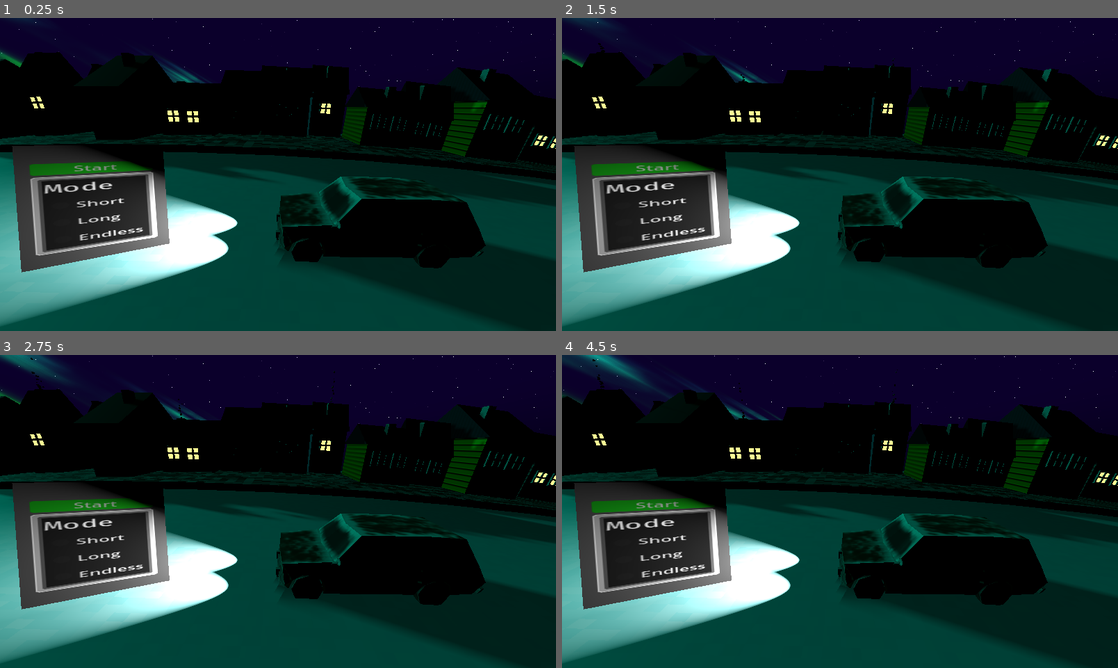
Above: before the commit, frames 1-4 (two rows, left to right).
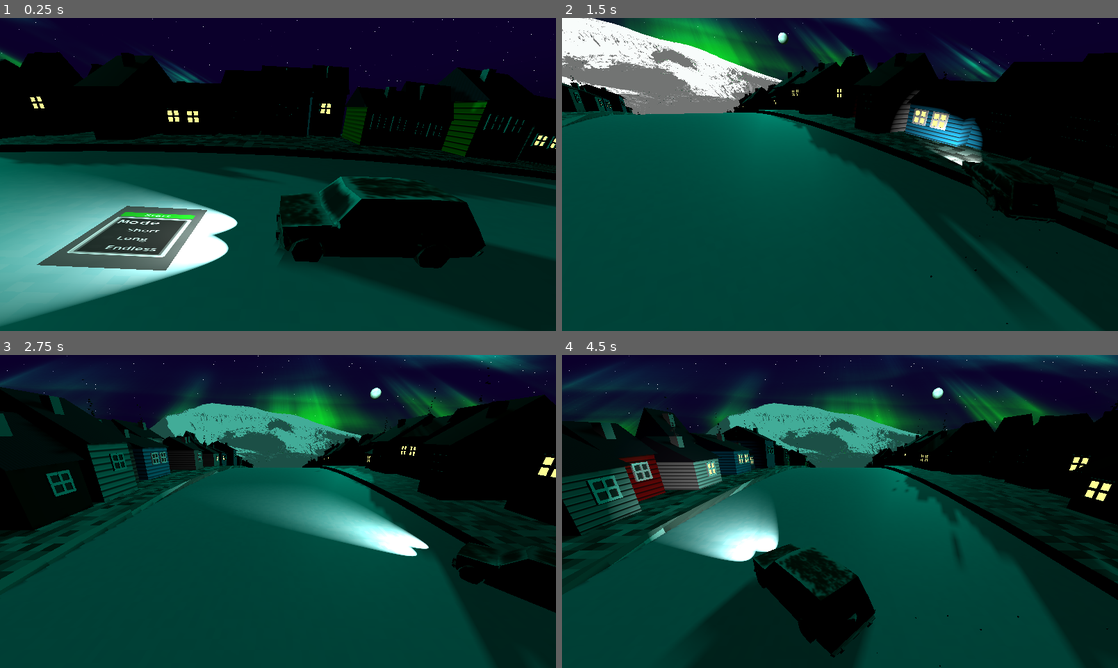
Above: after the commit, the same moments.

Repository: bjornarprytz/waves
Game: Godot game, scene res://main.tscn
Two runs of this game, one before a commit and one after it. Both use one fixed random seed, a clock stepped at 60 frames per second and the inputs below.
Inputs (mouse positions are in pixels of both pictures, inside the frame that each line leads up to):
- Up to frame 1 (0.25 s): no input
- Up to frame 2 (1.5 s): tap Enter (start) at 0.5 s; move the mouse to (962, 158) at 0.52 s; hold Right (steer_right) 0.53-1.25 s; hold Enter (start) 0.53-1.25 s; click (962, 158) at 0.67 s; drag from (728, 190) to (812, 237) at 1.27 s
- Up to frame 3 (2.75 s): move the mouse to (333, 442) at 2.02 s; hold Right (steer_right) from 2.03 s (still down); hold Enter (start) from 2.03 s (still down); click (333, 442) at 2.17 s
- Up to frame 4 (4.5 s): release Right (steer_right) at 2.75 s; release Enter (start) at 2.75 s; drag from (812, 574) to (673, 464) at 2.77 s; move the mouse to (1006, 558) at 3.52 s; hold A (steer_left) 3.53-4.25 s; hold Enter (start) 3.53-4.25 s; click (1006, 558) at 3.67 s; drag from (673, 464) to (756, 433) at 4.27 s

The runs differ from the first frame. In frame 1, 10% of the frame differs, in the area x 2-38%, y 40-82%; in frame 2, 55%; in frame 3, 53%; in frame 4, 62%, in the area x 0-100%, y 0-100%.

Commit message:
functional world menu

Diff:
--- a/src/autoloads/event_bus.gd
+++ b/src/autoloads/event_bus.gd
@@ -4,6 +4,7 @@
 
 # Add signals here for game-wide events. Access through the Events singleton
 
+signal start_game(settings: MainMenu.Settings)
 signal game_over(win: bool)
 signal tourist_avoided(tourist: Tourist)
 signal house_startled(house: Building)
--- a/src/main.gd
+++ b/src/main.gd
@@ -4,6 +4,7 @@
 var _judgement_is_flashing = false
 
 @onready var debug_label: RichTextLabel = %Debug
+@onready var canvas_layer: CanvasLayer = %CanvasLayer
 
 @onready var camera_pause_anchor: Node3D = %CameraPauseAnchor
 @onready var camera_play_anchor: Node3D = %CameraPlayAnchor
@@ -55,6 +56,8 @@
 	Events.tourist_hit.connect(_on_tourist_hit)
 	Events.car_movement.connect(_on_car_movement)
 	Events.distance_traveled.connect(_on_distance_traveled)
+
+	Events.start_game.connect(_on_start_game)
 
 func _physics_process(delta: float) -> void:
 	if (not game_started):
@@ -139,6 +142,7 @@
 	game_started = true
 
 	main_menu.hide()
+	canvas_layer.show()
 	if (settings.game_length >= 0):
 		ground.place_taco_store(settings.game_length)
 	ground.start()
--- a/src/main.tscn
+++ b/src/main.tscn
@@ -57,6 +57,7 @@
 [node name="Camera" type="Camera3D" parent="CameraPauseAnchor"]
 unique_name_in_owner = true
 transform = Transform3D(1, -8.881784e-16, 0, -8.881784e-16, 1, -2.9802322e-08, 0, 2.9802322e-08, 1, 0, 0, 0)
+current = true
 
 [node name="CameraPlayAnchor" type="Node3D" parent="."]
 unique_name_in_owner = true
@@ -76,6 +77,8 @@
 transform = Transform3D(2000, 0, 0, 0, 76.95932, 171.67029, 0, -128.75272, 102.61243, 174.25262, 33.15435, -341.32916)
 
 [node name="CanvasLayer" type="CanvasLayer" parent="."]
+unique_name_in_owner = true
+visible = false
 
 [node name="MarginContainer" type="MarginContainer" parent="CanvasLayer"]
 anchors_preset = 15
@@ -154,4 +157,4 @@
 
 [node name="WorldMenu" parent="." instance=ExtResource("13_ycdy4")]
 unique_name_in_owner = true
-transform = Transform3D(0.3074101, -0.8711988, 0.38276893, 0.9491965, 0.30917513, -0.058624543, -0.067269005, 0.38134474, 0.9219822, -0.22193933, -0.56265324, -4.616219)
+transform = Transform3D(1.0000002, 0, 0, 0, 0.9985208, -0.054375082, 0, 0.054375093, 0.99852055, -0.005360365, -0.9745831, -4.482312)
--- a/src/main_menu.gd
+++ b/src/main_menu.gd
@@ -18,8 +18,6 @@
 
 		self.starting_lives = lives
 
-signal start_game(settings: Settings)
-
 @onready var game_mode_button_group: ButtonGroup = %Short.button_group
 
 func _input(event: InputEvent) -> void:
@@ -32,4 +30,4 @@
 	if (current_mode):
 		mode_name = current_mode.name
 
-	start_game.emit(Settings.new(mode_name))
+	Events.start_game.emit(Settings.new(mode_name))
--- a/src/stats_ui.tscn
+++ b/src/stats_ui.tscn
@@ -41,7 +41,7 @@
 layout_mode = 2
 theme_override_font_sizes/normal_font_size = 64
 bbcode_enabled = true
-text = "[wave freq=1.69]Jail time acquired :("
+text = "[wave freq=1.69]Prison sentence acquired :("
 fit_content = true
 autowrap_mode = 0
 horizontal_alignment = 1
--- a/src/world_menu.gd
+++ b/src/world_menu.gd
@@ -17,13 +17,11 @@
 	is_mouse_inside = true
 	# Notify the viewport that the mouse is now hovering it.
 	node_viewport.notification(NOTIFICATION_VP_MOUSE_ENTER)
-	print("Mouse entered area")
 
 func _mouse_exited_area() -> void:
 	# Notify the viewport that the mouse is no longer hovering it.
 	node_viewport.notification(NOTIFICATION_VP_MOUSE_EXIT)
 	is_mouse_inside = false
-	print("Mouse exited area")
 
 
 func _unhandled_input(event: InputEvent) -> void:
--- a/src/world_menu.tscn
+++ b/src/world_menu.tscn
@@ -13,7 +13,7 @@
 albedo_texture = SubResource("ViewportTexture_w7mvi")
 
 [sub_resource type="BoxShape3D" id="BoxShape3D_w7mvi"]
-size = Vector3(1, 1, 0.044921875)
+size = Vector3(1, 1, 0.03540039)
 
 [node name="Node3D" type="Node3D"]
 script = ExtResource("1_7h3x1")
@@ -33,7 +33,7 @@
 [node name="HitBox" type="Area3D" parent="WorldMenu"]
 
 [node name="Shape" type="CollisionShape3D" parent="WorldMenu/HitBox"]
-transform = Transform3D(0.9999936, 3.2684966e-13, 1.030287e-13, -2.7711167e-13, 1, -3.0086987e-13, -1.030287e-13, 6.8833828e-15, 0.9999936, 0, 0, 0)
+transform = Transform3D(1, 8.633265e-13, 3.1619778e-13, -8.633265e-13, 1, -6.8833836e-15, -3.1619778e-13, 6.8833836e-15, 1, -1.3294921e-14, -8.447296e-16, 0.002808391)
 shape = SubResource("BoxShape3D_w7mvi")
 
 [connection signal="input_event" from="WorldMenu/HitBox" to="." method="_mouse_input_event"]
